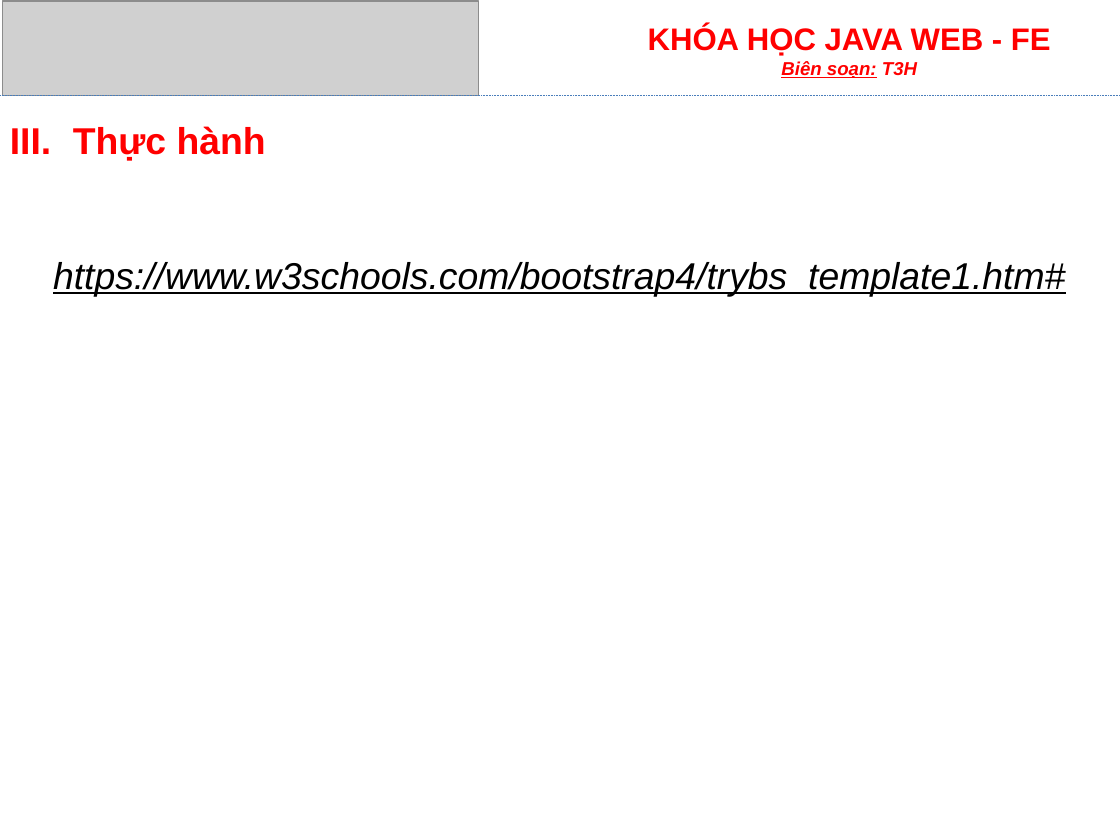
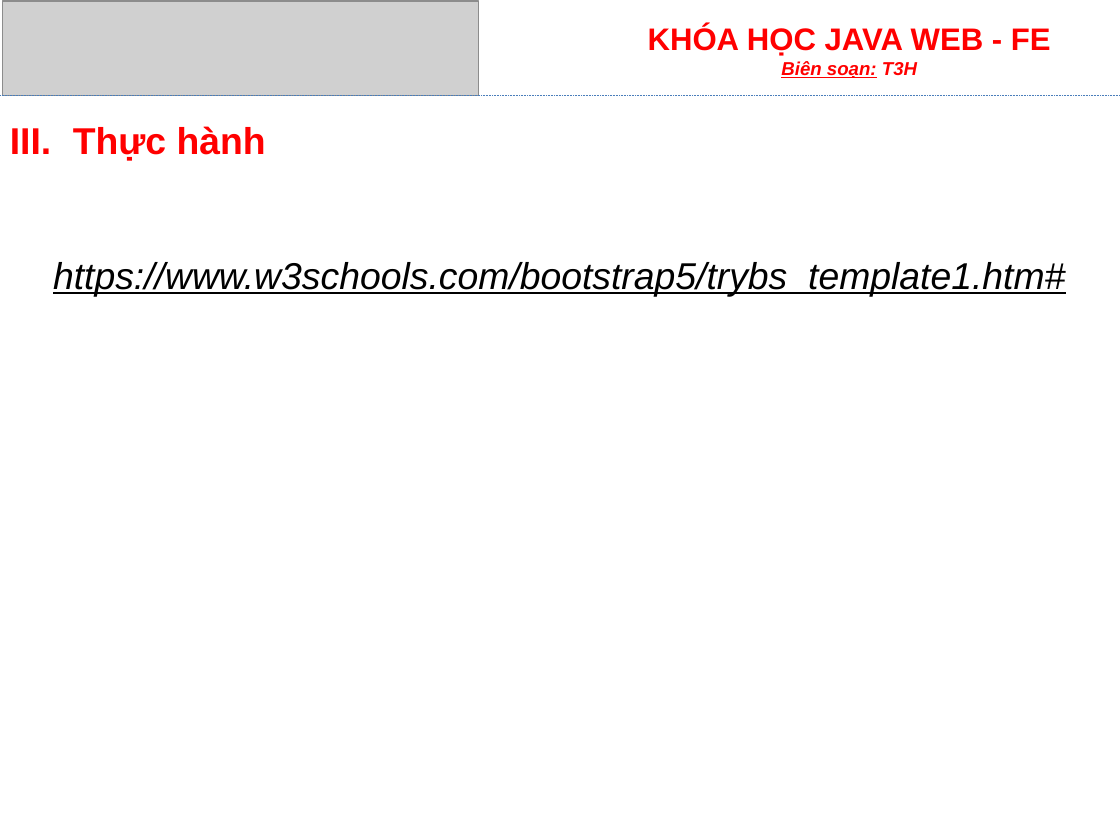
Before and after one commit to Locdote/hocfe, a slide deck: slide 16 of tai-lieu/fe/Lession14. Bootstrap/Bai14-Bootstrap.pptx. Drawn at 1120x840 pixels with LibreOffice and Linux fonts; fonts in the diff are those of the drawing; grey boxes stand for pictures. Boxes give left, top, right and bottom in pixels: in the first picture for what was removed or moved away, otherwise in the second. Text is boxed around its words. In the diff, an @@ line names an element or a change of style, - is before the commit and + after.

Commit message:
Demo buoi 13 bootstrap

```diff
--- a/tai-lieu/fe/Lession14. Bootstrap/Bai14-Bootstrap.pptx
+++ b/tai-lieu/fe/Lession14. Bootstrap/Bai14-Bootstrap.pptx
@@ text at [53,262,1065,296]: text changed @@
-https://www.w3schools.com/bootstrap4/trybs_template1.htm#
+https://www.w3schools.com/bootstrap5/trybs_template1.htm#
```
Also in this commit, not shown: 1 other slide changed, 45 other files.
